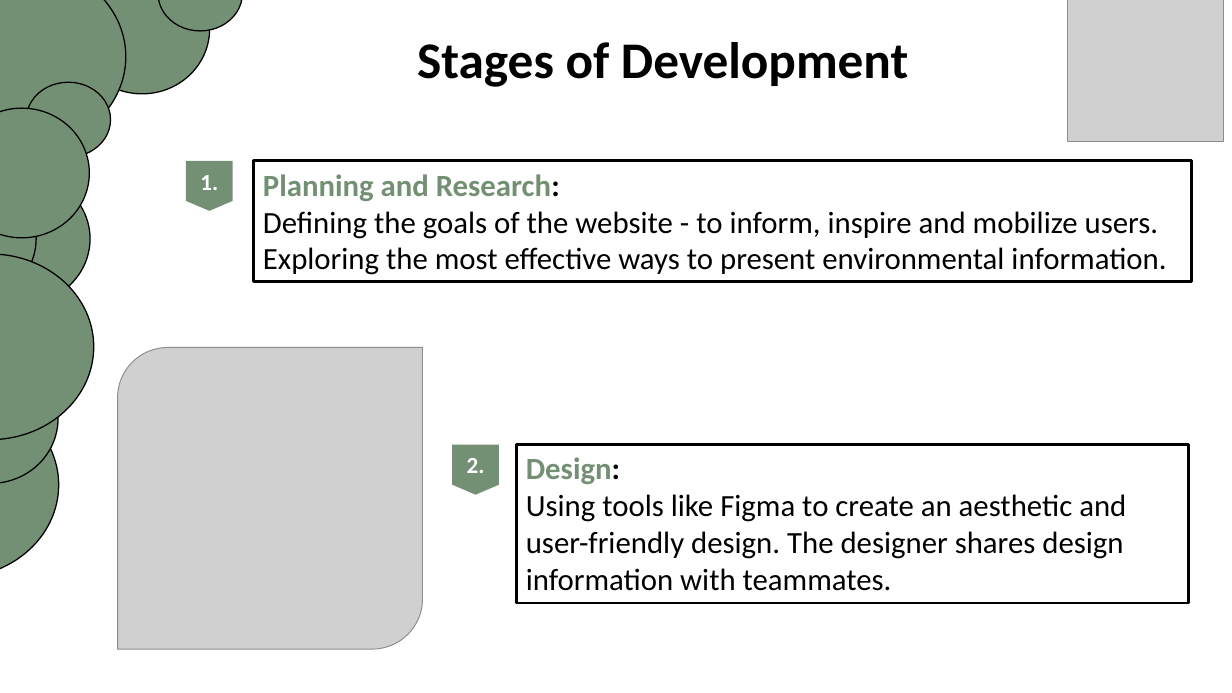
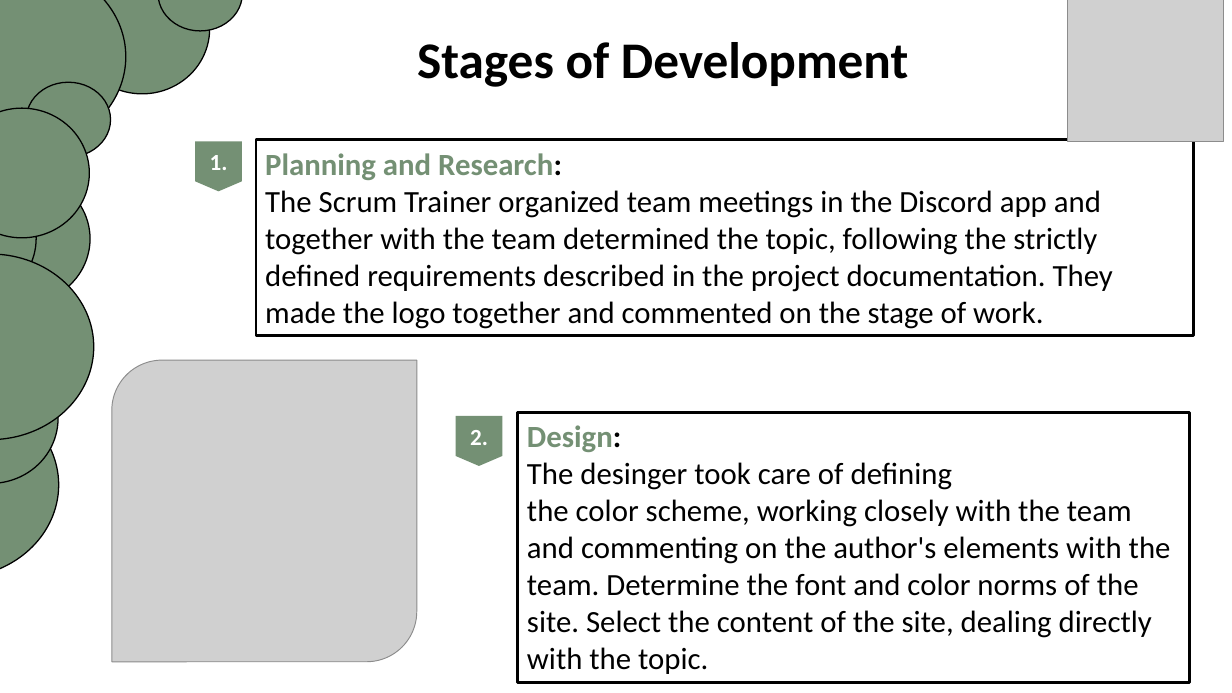
Before and after one commit to AAPopova22/EcoKey, a slide deck: slide 7 of EcoKey.pptx. Drawn at 1232x693 pixels with LibreOffice and Linux fonts; fonts in the diff are those of the drawing; grey boxes stand for pictures; background and template pictures are left out. Boxes give left, top, right and bottom in pixels: in the first picture for what was removed or moved away, otherwise in the second. Text is boxed around its words. In the diff, an @@ line names an element or a change of style, - is before the commit and + after.

Commit message:
Fixed content in presentation

```diff
--- a/EcoKey.pptx
+++ b/EcoKey.pptx
@@ flow chart offpage connector "1.": place and size @@
-flow chart offpage connector "1." at (186, 161, 233, 211)
+flow chart offpage connector "1." at (195, 141, 242, 191)
@@ rectangle "Planning and Research:": place and size @@
-rectangle "Planning and Research:" at (254, 161, 1192, 282)
+rectangle "Planning and Research:" at (256, 140, 1194, 335)
@@ text in rectangle at (265, 190, 1113, 329): text changed @@
-Defining the goals of the website - to inform, inspire and mobilize users.
-Exploring the most effective ways to present environmental information.
+The Scrum Trainer organized team meetings in the Discord app and together with the team determined the topic, following the strictly defined requirements described in the project documentation. They made the logo together and commented on the stage of work.
@@ picture: place and size @@
-picture at (117, 348, 422, 649)
+picture at (112, 360, 417, 662)
@@ flow chart offpage connector "2.": place and size @@
-flow chart offpage connector "2." at (452, 445, 499, 494)
+flow chart offpage connector "2." at (456, 416, 503, 466)
@@ rectangle "Design:": place and size @@
-rectangle "Design:" at (517, 445, 1189, 604)
+rectangle "Design:" at (518, 412, 1189, 683)
@@ text in rectangle at (527, 462, 1171, 674): text changed @@
-Using tools like Figma to create an aesthetic and user-friendly design. The designer shares design information with teammates.
+The desinger took care of defining the color scheme, working closely with the team and commenting on the author's elements with the team. Determine the font and color norms of the site. Select the content of the site, dealing directly with the topic.
```
Also in this commit, not shown: 3 other slides changed.
